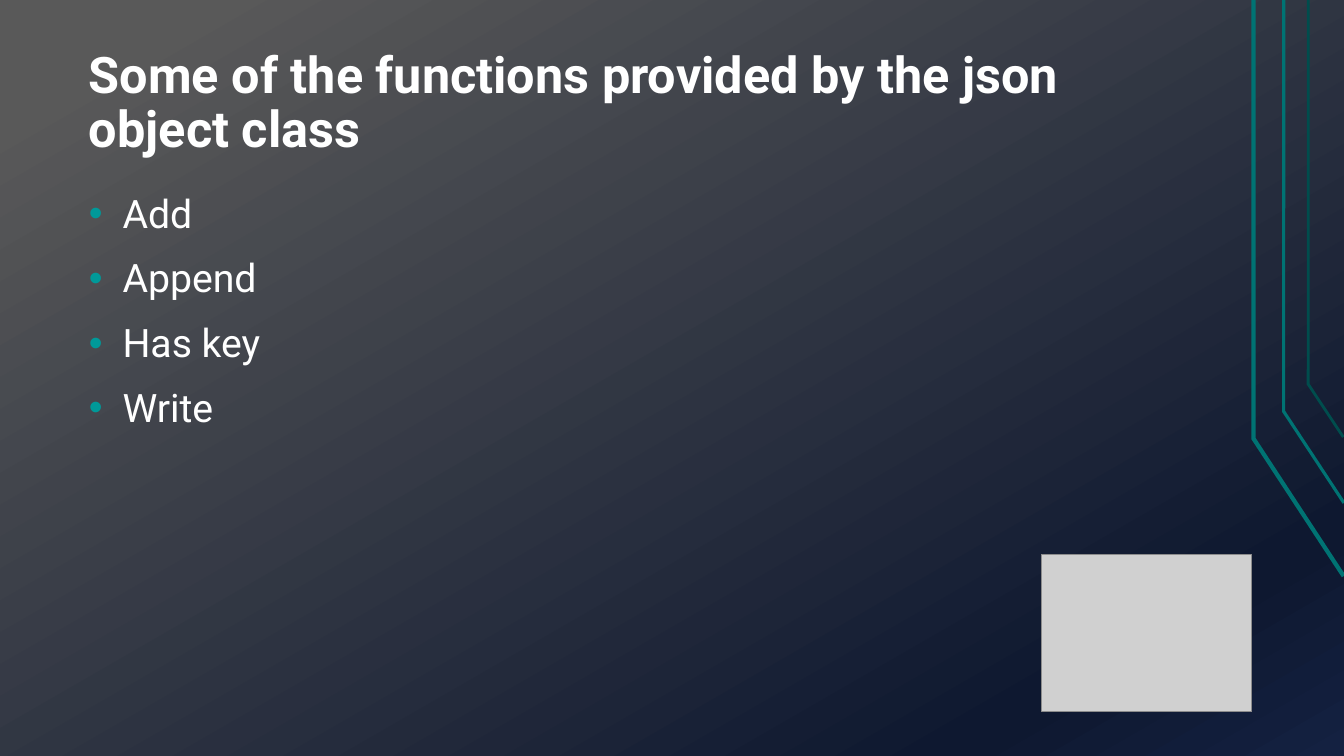
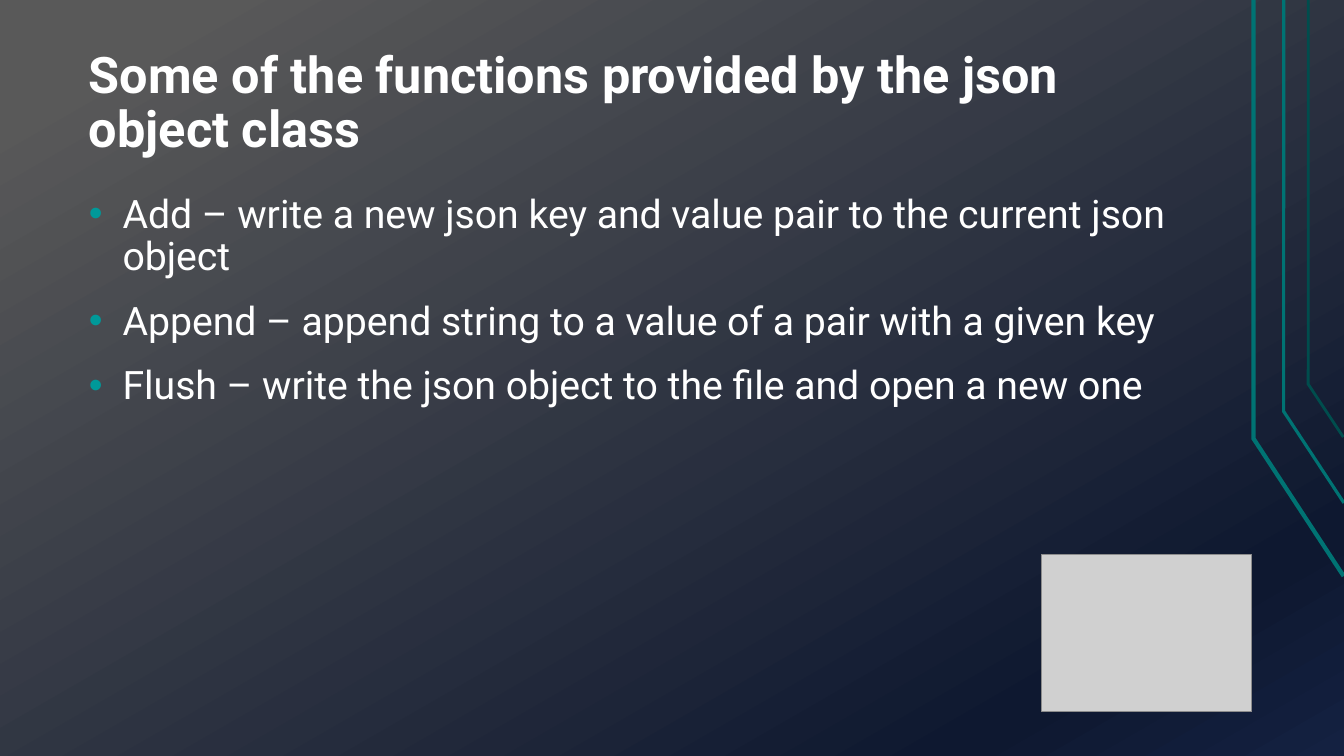
Before and after one commit to TechnionTDK/jbs-text2json, a slide deck: slide 13 of Text2Json.pptx (slide 7 before the commit). Drawn at 1344x756 pixels with LibreOffice and Linux fonts; fonts in the diff are those of the drawing; grey boxes stand for pictures. Boxes give left, top, right and bottom in pixels: in the first picture for what was removed or moved away, otherwise in the second. Text is boxed around its words. In the diff, an @@ line names an element or a change of style, - is before the commit and + after.

```diff
--- a/Text2Json.pptx
+++ b/Text2Json.pptx
@@ text at (x1=123, y1=198, x2=1165, y2=408): text changed @@
-• Add
-• Append
-• Has key
-• Write
+• Add – write a new json key and value pair to the current json object
+• Append – append string to a value of a pair with a given key
+• Flush – write the json object to the file and open a new one
```
Also in this commit, not shown: 7 other slides changed, 5 slides added, 1 slide removed.
